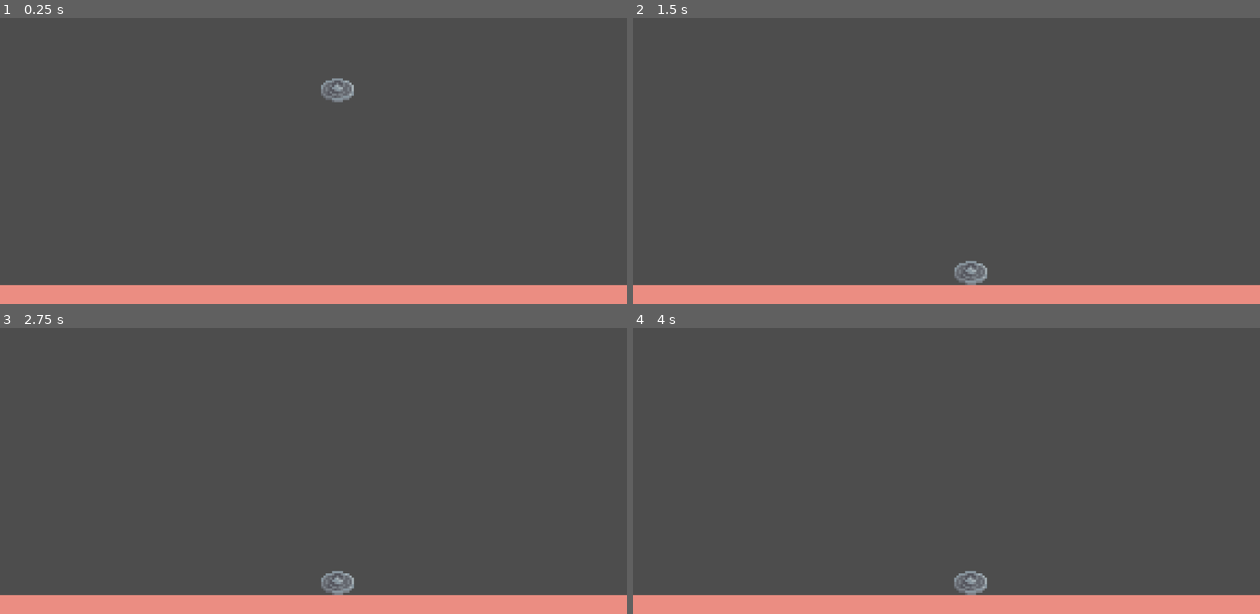
Above: before the commit, frames 1-4 (two rows, left to right).
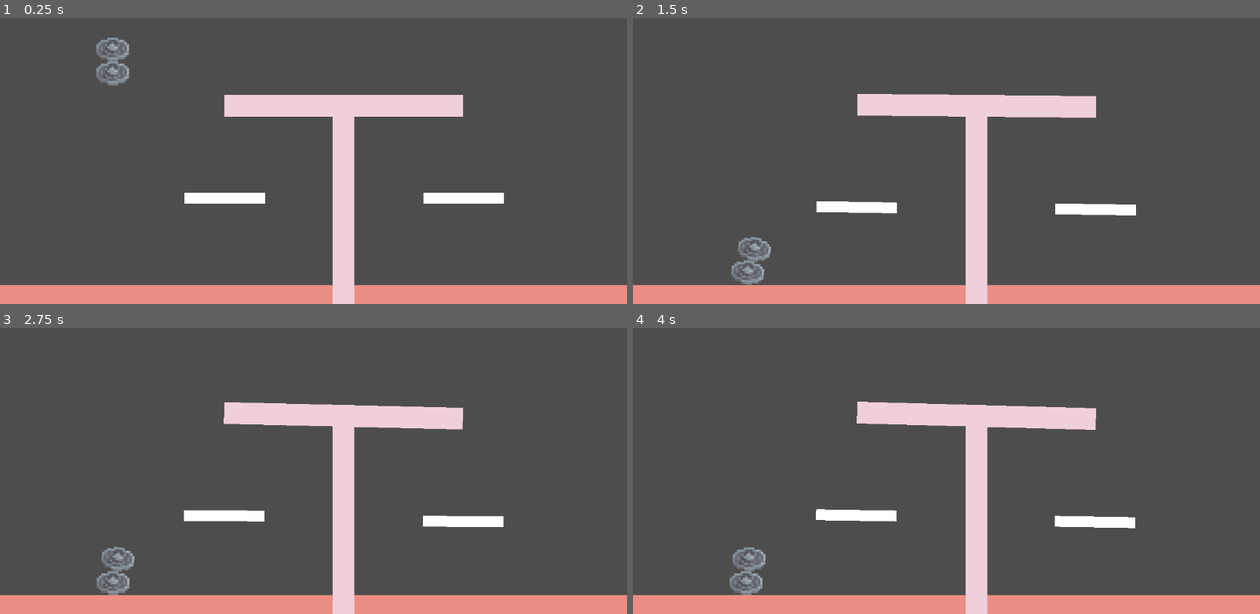
Above: after the commit, the same moments.

Repository: MancerDev/collabjam-prejam-trader
Game: Godot game, scene res://src/scenes/trade_scene/trade.tscn
Two runs of this game, one before a commit and one after it. Both use one fixed random seed, a clock stepped at 60 frames per second and the inputs below.
Inputs (mouse positions are in pixels of both pictures, inside the frame that each line leads up to):
- Up to frame 1 (0.25 s): no input
- Up to frame 2 (1.5 s): move the mouse to (971, 143) at 0.52 s; click (971, 143) at 0.67 s; move the mouse to (821, 146) at 1.27 s; click (821, 146) at 1.42 s
- Up to frame 3 (2.75 s): move the mouse to (376, 359) at 2.02 s; click (376, 359) at 2.17 s
- Up to frame 4 (4 s): move the mouse to (915, 508) at 2.77 s; click (915, 508) at 2.92 s; move the mouse to (1134, 491) at 3.52 s; click (1134, 491) at 3.67 s

The runs differ from the first frame. In frame 1, 7.1% of the frame differs, in the area x 15-81%, y 6-100%; in frame 2, 7.0%; in frame 3, 7.0%; in frame 4, 7.0%.

Commit message:
Scale physics

Diff:
--- /dev/null
+++ b/src/scenes/trade_scene/scale/scale.tscn
@@ -0,0 +1,38 @@
+[gd_scene load_steps=4 format=3 uid="uid://dthhbje3265yb"]
+
+[ext_resource type="PackedScene" uid="uid://c2x2jgcjgw0o" path="res://src/scenes/trade_scene/scale/scale_platform/scale_platform.tscn" id="1_jnbmu"]
+[ext_resource type="PackedScene" uid="uid://ceyrlkfbsxx33" path="res://src/scenes/trade_scene/scale/scale_beam/scale_beam.tscn" id="2_8ksth"]
+
+[sub_resource type="PhysicsMaterial" id="PhysicsMaterial_8ksth"]
+
+[node name="Scale" type="Node2D"]
+
+[node name="ScalePlatformSelf" parent="." instance=ExtResource("1_jnbmu")]
+position = Vector2(-292, 169)
+
+[node name="ScalePlatformOther" parent="." instance=ExtResource("1_jnbmu")]
+position = Vector2(147, 169)
+
+[node name="ScaleBeamVertical" parent="." instance=ExtResource("2_8ksth")]
+position = Vector2(-20, 6)
+freeze = true
+
+[node name="ScaleBeamHorizontal" parent="." instance=ExtResource("2_8ksth")]
+position = Vector2(220, 0)
+rotation = 1.5708
+physics_material_override = SubResource("PhysicsMaterial_8ksth")
+
+[node name="PinJoint2D2" type="PinJoint2D" parent="."]
+position = Vector2(220, 40)
+node_a = NodePath("../ScalePlatformOther")
+node_b = NodePath("../ScaleBeamHorizontal")
+
+[node name="PinJoint2D3" type="PinJoint2D" parent="."]
+position = Vector2(-219, 40)
+node_a = NodePath("../ScalePlatformSelf")
+node_b = NodePath("../ScaleBeamHorizontal")
+
+[node name="PinJoint2D" type="PinJoint2D" parent="."]
+position = Vector2(0, 5)
+node_a = NodePath("../ScaleBeamVertical")
+node_b = NodePath("../ScaleBeamHorizontal")
--- /dev/null
+++ b/src/scenes/trade_scene/scale/scale_beam/scale_beam.tscn
@@ -0,0 +1,15 @@
+[gd_scene load_steps=2 format=3 uid="uid://ceyrlkfbsxx33"]
+
+[sub_resource type="RectangleShape2D" id="RectangleShape2D_pnk68"]
+size = Vector2(38, 439)
+
+[node name="ScaleBeam" type="RigidBody2D"]
+
+[node name="CollisionShape2D" type="CollisionShape2D" parent="."]
+position = Vector2(21, 219.5)
+shape = SubResource("RectangleShape2D_pnk68")
+
+[node name="ColorRect" type="ColorRect" parent="."]
+offset_right = 40.0
+offset_bottom = 439.0
+color = Color(0.942164, 0.811246, 0.862849, 1)
--- /dev/null
+++ b/src/scenes/trade_scene/scale/scale_platform/scale_platform.tscn
@@ -0,0 +1,44 @@
+[gd_scene load_steps=4 format=3 uid="uid://c2x2jgcjgw0o"]
+
+[ext_resource type="PackedScene" uid="uid://c3chfu73xi1l1" path="res://src/scenes/trade_scene/scale/scale_point/scale_point.tscn" id="1_r8ove"]
+
+[sub_resource type="CircleShape2D" id="CircleShape2D_r8ove"]
+radius = 1.0
+
+[sub_resource type="RectangleShape2D" id="RectangleShape2D_81mt1"]
+size = Vector2(148, 20)
+
+[node name="ScalePlatform" type="RigidBody2D"]
+
+[node name="CollisionShape2D" type="CollisionShape2D" parent="."]
+position = Vector2(73, -129)
+shape = SubResource("CircleShape2D_r8ove")
+
+[node name="Center" parent="." instance=ExtResource("1_r8ove")]
+visible = false
+position = Vector2(73, -129)
+
+[node name="DampedSpringJoint2D" type="DampedSpringJoint2D" parent="."]
+position = Vector2(73, -129)
+rotation = 0.523599
+node_a = NodePath("..")
+node_b = NodePath("../Platform")
+length = 150.0
+
+[node name="DampedSpringJoint2D2" type="DampedSpringJoint2D" parent="."]
+position = Vector2(73, -129)
+rotation = -0.523599
+node_a = NodePath("..")
+node_b = NodePath("../Platform")
+length = 150.0
+
+[node name="Platform" type="RigidBody2D" parent="."]
+
+[node name="CollisionShape2D" type="CollisionShape2D" parent="Platform"]
+position = Vector2(74, 10)
+shape = SubResource("RectangleShape2D_81mt1")
+
+[node name="ColorRect" type="ColorRect" parent="Platform"]
+offset_right = 148.0
+offset_bottom = 20.0
+metadata/_edit_use_anchors_ = true
--- /dev/null
+++ b/src/scenes/trade_scene/scale/scale_point/scale_point.tscn
@@ -0,0 +1,16 @@
+[gd_scene load_steps=2 format=3 uid="uid://c3chfu73xi1l1"]
+
+[sub_resource type="CircleShape2D" id="CircleShape2D_81mt1"]
+radius = 1.0
+
+[node name="ScalePoint" type="RigidBody2D"]
+gravity_scale = 0.0
+
+[node name="ColorRect" type="ColorRect" parent="."]
+visible = false
+offset_right = 148.0
+offset_bottom = 20.0
+metadata/_edit_use_anchors_ = true
+
+[node name="CollisionShape2D" type="CollisionShape2D" parent="."]
+shape = SubResource("CircleShape2D_81mt1")
--- a/src/scenes/trade_scene/trade.tscn
+++ b/src/scenes/trade_scene/trade.tscn
@@ -1,16 +1,24 @@
-[gd_scene load_steps=4 format=3 uid="uid://ddmo4bwcojgyl"]
+[gd_scene load_steps=5 format=3 uid="uid://ddmo4bwcojgyl"]
 
 [ext_resource type="Script" uid="uid://de6xbtotejkxl" path="res://src/scenes/trade_scene/trade.gd" id="1_08on2"]
 [ext_resource type="PackedScene" uid="uid://dnhsscnbu1k31" path="res://src/scenes/trade_scene/coin/coin.tscn" id="1_s8xmh"]
 [ext_resource type="PackedScene" uid="uid://dk6rqdlu8v6t5" path="res://src/scenes/trade_scene/floor/floor.tscn" id="3_cll2m"]
+[ext_resource type="PackedScene" uid="uid://dthhbje3265yb" path="res://src/scenes/trade_scene/scale/scale.tscn" id="4_v15gx"]
 
 [node name="Trade" type="Node2D"]
 script = ExtResource("1_08on2")
 
 [node name="Coin" parent="." instance=ExtResource("1_s8xmh")]
-position = Vector2(622, 224)
+position = Vector2(209, 171)
+
+[node name="Coin2" parent="." instance=ExtResource("1_s8xmh")]
+position = Vector2(209, 171)
 
 [node name="Floor" parent="." instance=ExtResource("3_cll2m")]
 position = Vector2(1, 616)
 
+[node name="Scale" parent="." instance=ExtResource("4_v15gx")]
+position = Vector2(631, 263)
+
 [connection signal="clicked" from="Coin" to="." method="_on_pickable_object_clicked"]
+[connection signal="clicked" from="Coin2" to="." method="_on_pickable_object_clicked"]
